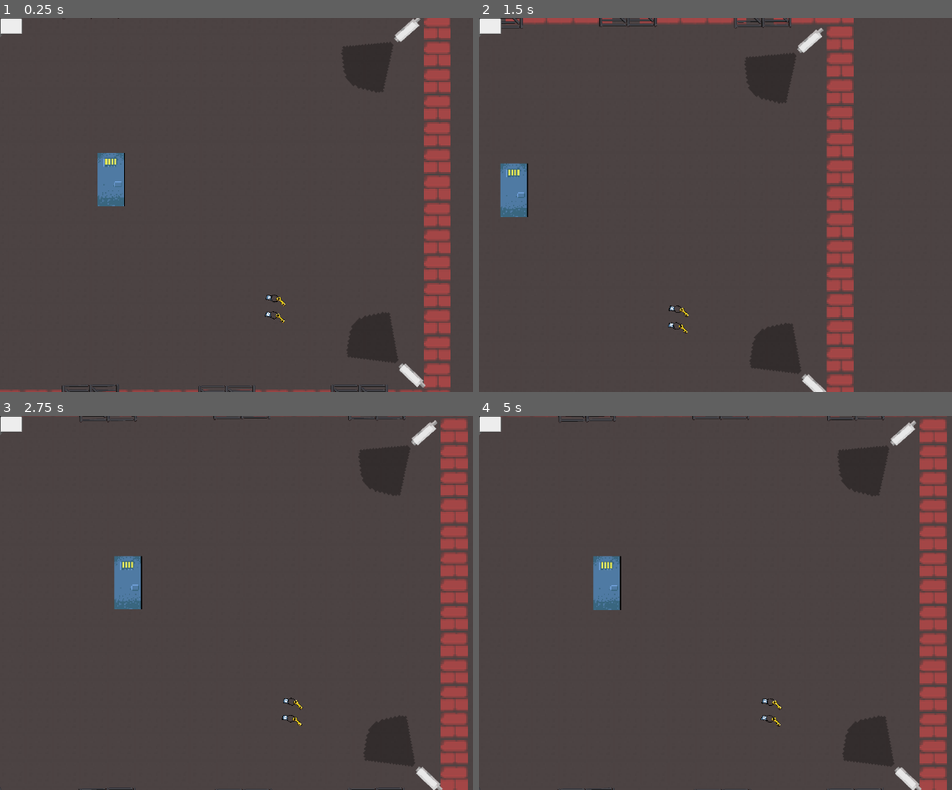
Above: before the commit, frames 1-4 (two rows, left to right).
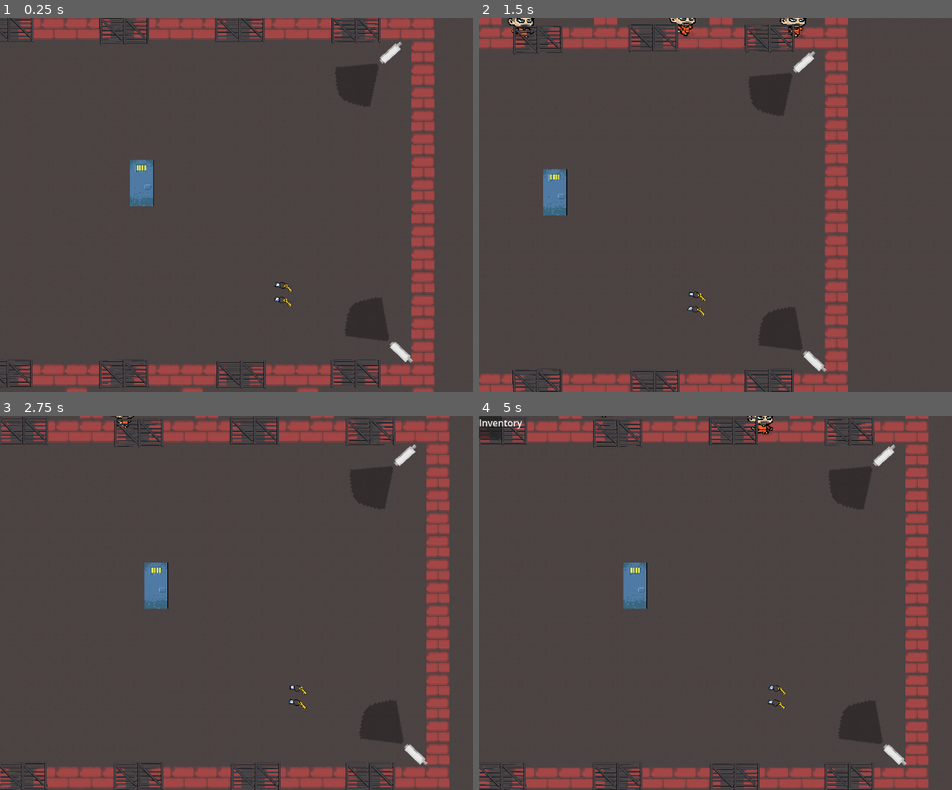
Above: after the commit, the same moments.

Repository: s222244344/behind_bars
Game: Godot game, scene res://Scenes/main.tscn
Two runs of this game, one before a commit and one after it. Both use one fixed random seed, a clock stepped at 60 frames per second and the inputs below.
Inputs (mouse positions are in pixels of both pictures, inside the frame that each line leads up to):
- Up to frame 1 (0.25 s): no input
- Up to frame 2 (1.5 s): tap Enter at 0.5 s; move the mouse to (outside the picture) at 0.52 s; press the mouse at (outside the picture) at 0.53 s; hold D (move_right) from 0.53 s (still down); tap W (move_up) at 0.77 s; tap Space at 1.25 s; move the mouse to (677, 223) at 1.27 s; release the mouse at (677, 223) at 1.28 s; click (677, 223) at 1.35 s
- Up to frame 3 (2.75 s): tap W (move_up) at 1.52 s; move the mouse to (397, 520) at 2.02 s; release D (move_right) at 2.03 s; press the mouse at (397, 520) at 2.03 s; hold A (move_left) from 2.03 s (still down)
- Up to frame 4 (5 s): move the mouse to (776, 677) at 2.77 s; release A (move_left) at 2.78 s; release the mouse at (776, 677) at 2.78 s; hold D (move_right) 2.78-4.28 s; click (776, 677) at 2.85 s; tap W (move_up) at 3.02, 3.77, 4.52 s; move the mouse to (outside the picture) at 3.52 s; press the mouse at (outside the picture) at 3.53 s; tap I (inventory) at 4.15 s; move the mouse to (611, 546) at 4.27 s; release the mouse at (611, 546) at 4.28 s; hold A (move_left) from 4.28 s (still down); click (611, 546) at 4.35 s

The runs differ from the first frame. In frame 1, 18% of the frame differs, in the area x 0-96%, y 0-100%; in frame 2, 13%; in frame 3, 19%, in the area x 0-99%, y 0-100%; in frame 4, 19%.

Commit message:
third commit

Diff:
--- a/Scenes/dialogue_ui.tscn
+++ b/Scenes/dialogue_ui.tscn
@@ -3,23 +3,41 @@
 [ext_resource type="Script" uid="uid://dkuylpgq2jrse" path="res://scripts/dialogue_ui.gd" id="1_gsrxu"]
 [ext_resource type="Texture2D" uid="uid://b6nvejepnb500" path="res://Free 2D Prison Game Assets By Adarsh S/popup.png" id="2_3gjcu"]
 
-[node name="DialogueUI" type="CanvasLayer" groups=["dialogue_ui"]]
+[node name="DialogueUI" type="Node2D" groups=["dialogue_ui"]]
+position = Vector2(202, 72)
 script = ExtResource("1_gsrxu")
 
 [node name="Popup" type="Control" parent="."]
 layout_mode = 3
 anchors_preset = 0
 offset_right = 35.0
-offset_bottom = 25.0
+offset_bottom = 35.0
 mouse_filter = 2
+metadata/_edit_use_anchors_ = true
 
 [node name="Bubble" type="NinePatchRect" parent="Popup"]
-layout_mode = 0
-offset_right = 39.0
-offset_bottom = 33.0
+layout_mode = 1
+anchors_preset = -1
+anchor_left = -0.542857
+anchor_top = -0.285714
+anchor_right = 1.29057
+anchor_bottom = 0.576429
+offset_right = 1.83
+offset_bottom = 7.825
 texture = ExtResource("2_3gjcu")
+metadata/_edit_use_anchors_ = true
 
 [node name="Label" type="RichTextLabel" parent="Popup"]
-layout_mode = 0
-offset_right = 38.0
-offset_bottom = 27.0
+layout_mode = 1
+anchors_preset = -1
+anchor_left = -0.28
+anchor_top = -0.257
+anchor_right = 1.314
+anchor_bottom = 0.486
+offset_left = 7.8
+offset_top = -0.00500202
+offset_right = 0.00999832
+offset_bottom = -0.0100021
+fit_content = true
+scroll_active = false
+metadata/_edit_use_anchors_ = true
--- /dev/null
+++ b/Scenes/game_ui.tscn
@@ -0,0 +1,11 @@
+[gd_scene format=3 uid="uid://dsclxi4cv7i4d"]
+
+[node name="GameUI" type="CanvasLayer" groups=["day_counter"]]
+
+[node name="DayLabel" type="Label" parent="."]
+anchors_preset = 1
+anchor_left = 1.0
+anchor_right = 1.0
+offset_left = -40.0
+offset_bottom = 23.0
+grow_horizontal = 0
--- a/Scenes/inventory_ui.tscn
+++ b/Scenes/inventory_ui.tscn
@@ -1,31 +1,22 @@
-[gd_scene load_steps=2 format=3 uid="uid://d1fig0jikqoiv"]
+[gd_scene load_steps=2 format=3 uid="uid://btx8iu7bom1tx"]
 
 [ext_resource type="Script" uid="uid://6kgocq6rkm7h" path="res://inventory_ui.gd" id="1_8su62"]
 
 [node name="inventory_UI" type="CanvasLayer"]
-follow_viewport_enabled = true
 script = ExtResource("1_8su62")
 
 [node name="Panel" type="Panel" parent="."]
-anchors_preset = -1
-anchor_left = 0.048
-anchor_right = 0.048
-offset_left = 714.704
-offset_top = 1929.0
-offset_right = 1841.7
-offset_bottom = 2562.0
+offset_right = 40.0
+offset_bottom = 40.0
 
 [node name="VBoxContainer" type="VBoxContainer" parent="Panel"]
 layout_mode = 0
-offset_left = 28.0
-offset_top = 12.0
-offset_right = 103.0
-offset_bottom = 52.0
+offset_right = 40.0
+offset_bottom = 40.0
 
 [node name="Label" type="Label" parent="Panel/VBoxContainer"]
 layout_mode = 2
 text = "Inventory"
-horizontal_alignment = 1
 
 [node name="ItemList" type="ItemList" parent="Panel/VBoxContainer"]
 layout_mode = 2
--- a/Scenes/main.gd
+++ b/Scenes/main.gd
@@ -5,7 +5,7 @@
 var cam: Camera2D
 
 func _ready() -> void:
-	# Find player (prefer group)
+	# --- Find player (prefer group) ---
 	player = get_tree().get_first_node_in_group("player") as Node2D
 	if player == null:
 		player = get_node_or_null("player_scene/player") as Node2D
@@ -13,7 +13,7 @@
 		push_error("Player not found")
 		return
 
-	# Find camera: (1) child of player, (2) sibling in player_scene, (3) root fallback
+	# --- Find camera: (1) child of player, (2) sibling, (3) root fallback ---
 	cam = player.get_node_or_null("Camera2D") as Camera2D
 	if cam == null:
 		var p := player.get_parent()
@@ -26,15 +26,28 @@
 		return
 
 	cam.make_current()
-	# If it lives under the player, keep it exactly centered.
 	if cam.get_parent() == player:
 		cam.position = Vector2.ZERO
 
-	# Optional: turn off position smoothing while testing
 	if "position_smoothing_enabled" in cam:
 		cam.position_smoothing_enabled = false
 
+	# --- Show intro dialogue (wait one frame so UI exists) ---
+	await get_tree().process_frame
+	var ui := get_tree().get_first_node_in_group("dialogue_ui")
+	if ui:
+		get_tree().call_group("player", "set_process", false)  # freeze player
+		ui.closed.connect(func():
+			get_tree().call_group("player", "set_process", true)
+		, CONNECT_ONE_SHOT)
+
+		ui.show_dialogue(PackedStringArray([
+			"Welcome to Behind Bars.",
+			"Use WASD to move and click (or E) to interact.",
+			"Find a way out… quietly."
+		]))
+
 func _process(_dt: float) -> void:
-	# If the camera is NOT a child of the player (e.g., sibling), follow manually.
+	# If the camera is NOT a child of the player (e.g., sibling), follow manually
 	if cam and player and cam.get_parent() != player:
 		cam.global_position = player.global_position
--- a/Scenes/main.tscn
+++ b/Scenes/main.tscn
@@ -16,6 +16,7 @@
 [ext_resource type="PackedScene" uid="uid://du578j41sg0n3" path="res://Scenes/player_scene.tscn" id="13_jkdf5"]
 [ext_resource type="PackedScene" uid="uid://pa7x8cliaph8" path="res://Scenes/camera.tscn" id="14_jkdf5"]
 [ext_resource type="PackedScene" uid="uid://dpfnacynv4to5" path="res://Scenes/dialogue_ui.tscn" id="16_k12tt"]
+[ext_resource type="PackedScene" uid="uid://dsclxi4cv7i4d" path="res://Scenes/game_ui.tscn" id="17_h1bgf"]
 
 [sub_resource type="TileSetAtlasSource" id="TileSetAtlasSource_bo1nx"]
 texture = ExtResource("1_jjgbg")
@@ -156,7 +157,7 @@
 size = Vector2(60, 29)
 
 [sub_resource type="CircleShape2D" id="CircleShape2D_wsu2k"]
-radius = 81.9085
+radius = 20.8587
 
 [sub_resource type="RectangleShape2D" id="RectangleShape2D_kltya"]
 size = Vector2(66, 35)
@@ -209,7 +210,7 @@
 shape = SubResource("RectangleShape2D_bo1nx")
 
 [node name="CollisionShape2D2" type="CollisionShape2D" parent="WallColliders"]
-position = Vector2(162, -256)
+position = Vector2(162, -303)
 shape = SubResource("RectangleShape2D_8gbba")
 
 [node name="CollisionShape2D3" type="CollisionShape2D" parent="WallColliders"]
@@ -452,13 +453,18 @@
 [node name="npc8" parent="." instance=ExtResource("12_fdnlq")]
 position = Vector2(283, -360)
 script = ExtResource("10_wsu2k")
-lines = Array[String](["Keep it down, inmate.", "Guards double their rounds at night."])
+lines = Array[String](["You got a deathwish inmate?", "Either you can stand there and cause trouble...", "Or I could save your life and give you some advice", "Some rumours have been going around about your plan", "You do some things for me ill be glad to help you out", "First you have to know how this prison works", "red walls = cells, inamtes", "blue walls = offices, cop rooms, storage rooms", "green walls = hallways", "dont be fooled by all the walls, you can walk...", "through them sometimes and they may lead you to what your looking for", "Now get the hell out site unless you plan on unlocking my cell"])
 show_prompt = true
 
+[node name="collision2D" parent="npc8" index="1"]
+scale = Vector2(1.14834, 1)
+
 [node name="Interact" type="Area2D" parent="npc8"]
+scale = Vector2(1.15036, 0.996108)
 
 [node name="CollisionShape2D" type="CollisionShape2D" parent="npc8/Interact"]
 position = Vector2(339, 445)
+scale = Vector2(2.37832, 2.71191)
 shape = SubResource("CircleShape2D_wsu2k")
 
 [node name="Prompt" type="Node2D" parent="npc8"]
@@ -945,6 +951,7 @@
 
 [node name="Interact" parent="player_scene/player" index="2"]
 position = Vector2(-5, 21)
+scale = Vector2(0.964961, 1.04979)
 
 [node name="CollisionShape2D" parent="player_scene/player/Interact" index="0"]
 position = Vector2(575, 423)
@@ -1008,6 +1015,7 @@
 
 [node name="Camera3" parent="." instance=ExtResource("14_jkdf5")]
 position = Vector2(614, -319)
+scale = Vector2(0.983027, 0.996664)
 
 [node name="Sprite2D" parent="Camera3" index="0"]
 position = Vector2(494, 466)
@@ -1047,6 +1055,47 @@
 position = Vector2(1024.62, 218)
 
 [node name="DialogueUI" parent="." instance=ExtResource("16_k12tt")]
+position = Vector2(724, -95)
+
+[node name="Popup" parent="DialogueUI" index="0"]
+visible = false
+
+[node name="Bubble" parent="DialogueUI/Popup" index="0"]
+visible = false
+anchor_left = -2.254
+anchor_top = -3.65714
+anchor_right = 3.79986
+anchor_bottom = -2.17143
+offset_left = -9.11
+offset_top = 86.0
+offset_right = -42.995
+offset_bottom = 176.0
+
+[node name="Label" parent="DialogueUI/Popup" index="1"]
+anchor_left = -3.96986
+anchor_top = -0.914143
+anchor_right = 2.45686
+anchor_bottom = 3.354
+offset_left = 54.945
+offset_bottom = -44.39
+
+[node name="GameUI" parent="." instance=ExtResource("17_h1bgf")]
+layer = 100
+offset = Vector2(-16, 16)
+transform = Transform2D(1, 0, 0, 1, -16, 16)
+
+[node name="DayLabel" parent="GameUI" index="0"]
+anchors_preset = -1
+anchor_left = 1.222
+anchor_top = 0.596
+anchor_right = 1.332
+anchor_bottom = 0.741
+offset_left = -209.744
+offset_top = 116.792
+offset_right = -210.464
+offset_bottom = 116.832
+text = "Day 14"
+metadata/_edit_use_anchors_ = true
 
 [editable path="key"]
 [editable path="Door"]
@@ -1080,3 +1129,5 @@
 [editable path="Camera2"]
 [editable path="Camera3"]
 [editable path="Camera4"]
+[editable path="DialogueUI"]
+[editable path="GameUI"]
--- a/Scenes/player_scene.tscn
+++ b/Scenes/player_scene.tscn
@@ -8,8 +8,9 @@
 [node name="player" parent="." instance=ExtResource("1_8tj53")]
 
 [node name="Camera2D" type="Camera2D" parent="."]
-position = Vector2(549, 216)
-zoom = Vector2(1.45, 1.45)
+position = Vector2(551, 216)
+scale = Vector2(0.911136, 0.849569)
+zoom = Vector2(1.25, 1.25)
 position_smoothing_enabled = true
 position_smoothing_speed = 6.0
 
--- a/scripts/camera_detector.gd
+++ b/scripts/camera_detector.gd
@@ -64,8 +64,12 @@
 	_triggered = false
 
 func _on_timeout() -> void:
+	# Decrement the day first
+	get_tree().call_group("day_counter", "dec_day")
+
 	if respawn_on_catch:
 		get_tree().reload_current_scene()
+
 	_triggered = false
 	if siren and siren.playing:
 		siren.stop()
--- a/scripts/dialogue_ui.gd
+++ b/scripts/dialogue_ui.gd
@@ -1,9 +1,11 @@
-extends CanvasLayer
-
-@onready var popup: Control = $Popup               # <- direct child
-@onready var text: RichTextLabel = $Popup/Label    # or Label, match your node type
+# res://scripts/dialogue_ui.gd
+extends Node2D
+class_name DialogueUI
 
 signal closed
+
+@onready var popup: Control = $Popup
+@onready var text: RichTextLabel = $Popup/Label
 
 var _lines: Array[String] = []
 var _i := 0
@@ -23,3 +25,13 @@
 	popup.visible = false
 	_active = false
 	closed.emit()
+
+func _unhandled_input(event: InputEvent) -> void:
+	if not _active: return
+	if event.is_action_pressed("interact"):
+		_i += 1
+		if _i >= _lines.size():
+			_finish()
+		else:
+			_update_label()
+		get_viewport().set_input_as_handled()
--- /dev/null
+++ b/scripts/game_state.gd
@@ -0,0 +1,42 @@
+# res://scripts/day_counter.gd
+extends CanvasLayer
+
+@export var starting_days: int = 14
+@onready var label: Label = $DayLabel
+
+var days: int
+
+const SAVE_PATH := "user://days.cfg"
+const SAVE_SECTION := "meta"
+const SAVE_KEY := "days_left"
+
+func _ready() -> void:
+	days = _load_days()
+	_update_label()
+
+func dec_day() -> void:
+	days = max(0, days - 1)
+	_update_label()
+	_save_days()
+
+func reset_days() -> void:
+	days = starting_days
+	_update_label()
+	_save_days()
+
+func _update_label() -> void:
+	if label:
+		label.text = "Day: %d" % days
+
+func _save_days() -> void:
+	var cfg := ConfigFile.new()
+	cfg.load(SAVE_PATH) # ignore errors
+	cfg.set_value(SAVE_SECTION, SAVE_KEY, days)
+	cfg.save(SAVE_PATH)
+
+func _load_days() -> int:
+	var cfg := ConfigFile.new()
+	var err := cfg.load(SAVE_PATH)
+	if err == OK and cfg.has_section_key(SAVE_SECTION, SAVE_KEY):
+		return int(cfg.get_value(SAVE_SECTION, SAVE_KEY))
+	return starting_days
--- a/scripts/inventory_ui.tscn
+++ /dev/null
@@ -1,22 +0,0 @@
-[gd_scene load_steps=2 format=3 uid="uid://btx8iu7bom1tx"]
-
-[ext_resource type="Script" uid="uid://6kgocq6rkm7h" path="res://inventory_ui.gd" id="1_xoy4m"]
-
-[node name="inventory_UI" type="CanvasLayer"]
-script = ExtResource("1_xoy4m")
-
-[node name="Panel" type="Panel" parent="."]
-offset_right = 40.0
-offset_bottom = 40.0
-
-[node name="VBoxContainer" type="VBoxContainer" parent="Panel"]
-layout_mode = 0
-offset_right = 40.0
-offset_bottom = 40.0
-
-[node name="Label" type="Label" parent="Panel/VBoxContainer"]
-layout_mode = 2
-text = "Inventory"
-
-[node name="ItemList" type="ItemList" parent="Panel/VBoxContainer"]
-layout_mode = 2
--- a/scripts/npc8(ally)..gd
+++ b/scripts/npc8(ally)..gd
@@ -3,8 +3,18 @@
 
 # Lines you’ll see for THIS NPC only
 @export var lines: Array[String] = [
-	"Keep it down, inmate.",
-	"Guards double their rounds at night."
+	"You got a deathwish inmate?",
+	"Either you can stand there and cause trouble...",
+	"Or I could save your life and give you some advice",
+	"Some rumours have been going around about your plan",
+	"You do some things for me ill be glad to help you out",
+	"First you have to know how this prison works",
+	"red walls = cells, inamtes",
+	"blue walls = offices, cop rooms, storage rooms",
+	"green walls = hallways",
+	"dont be fooled by all the walls, you can walk...",
+	"through them sometimes and they may lead you to what your looking for",
+	"Now get the hell out site unless you plan on unlocking my cell"
 ]
 
 # Optional: show an on-screen hint (e.g., “E”) when player is in range
Not shown: 2 places in Scenes/main.tscn that only renumber resources
Not shown, added: scripts/game_state.gd.uid
